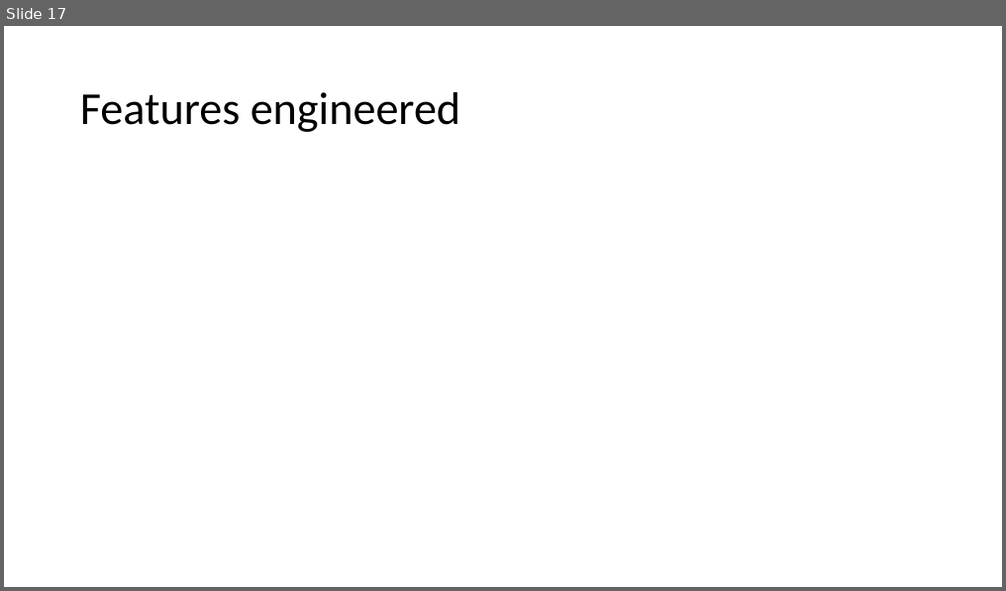
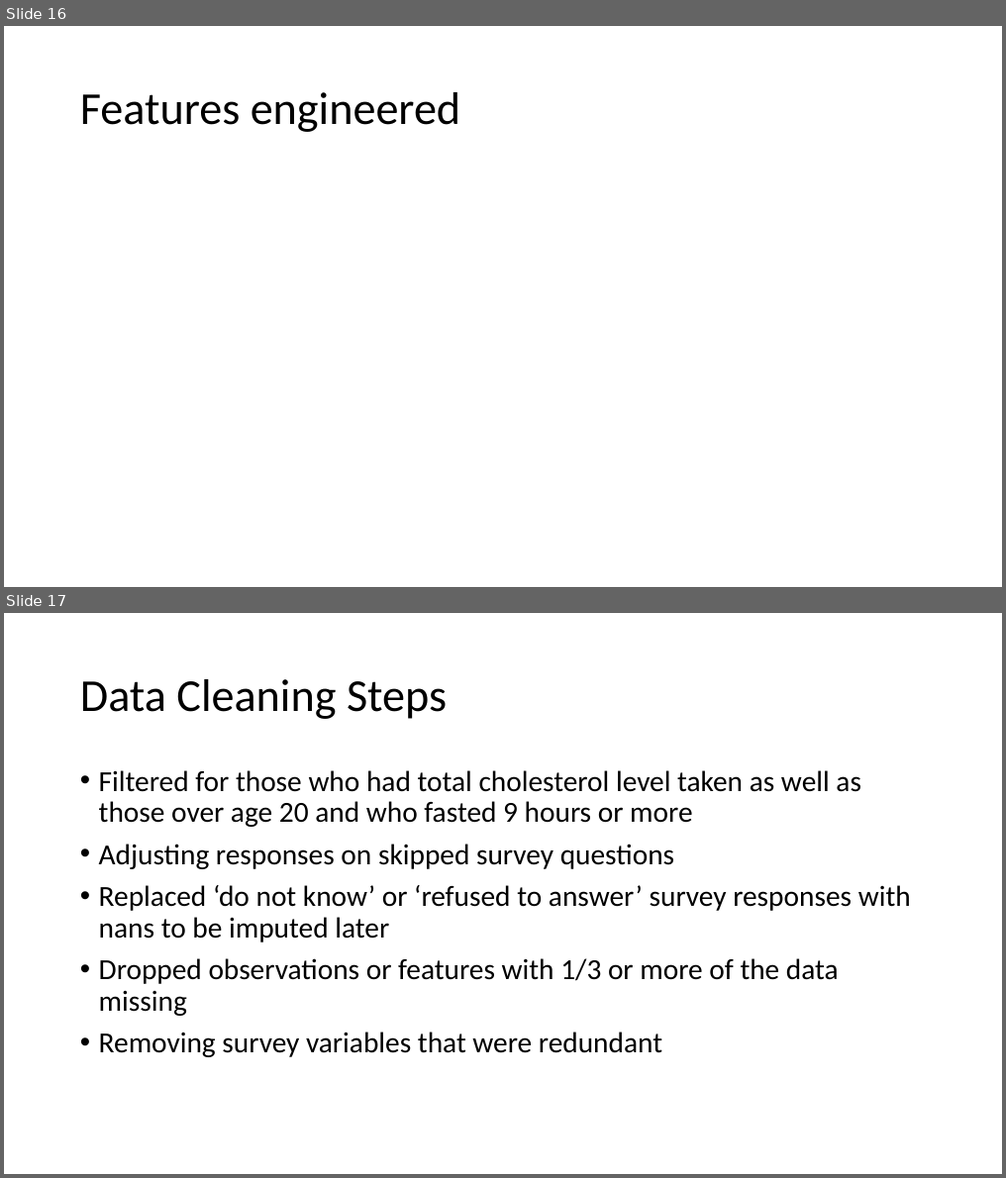
Before and after one commit to mathisme/ThinkfulDSFinalCapstone, a slide deck: Presentation.pptx. Shown one above the other, each under a label of ours: slide 17 before the commit, slides 16 and 17 after it. The pictures are 1006x591 and 1006x1178 pixels, drawn with LibreOffice and Linux fonts; fonts in the diff are those of the drawing. Boxes give left, top, right and bottom in pixels: in the first picture for what was removed or moved away, otherwise in the second. Text is boxed around its words. In the diff, an @@ line names an element or a change of style, - is before the commit and + after.

```diff
--- a/Presentation.pptx
+++ b/Presentation.pptx
@@ slide 17 added at (x1=4, y1=613, x2=1002, y2=1174), background #FFFFFF @@
@@ title added at (x1=80, y1=679, x2=447, y2=719), 44 pt, text #000000 @@
+Data Cleaning Steps
@@ text added at (x1=99, y1=770, x2=911, y2=1058), 28 pt, text #000000 @@
+• Filtered for those who had total cholesterol level taken as well as those over age 20 and who fasted 9 hours or more
+• Adjusting responses on skipped survey questions
+• Replaced ‘do not know’ or ‘refused to answer’ survey responses with nans to be imputed later
+• Dropped observations or features with 1/3 or more of the data missing
+• Removing survey variables that were redundant
@@ what was slide 17 is now slide 16 @@
```
Also in this commit, not shown: 9 slides changed, 5 other slides added, 4 slides removed.
